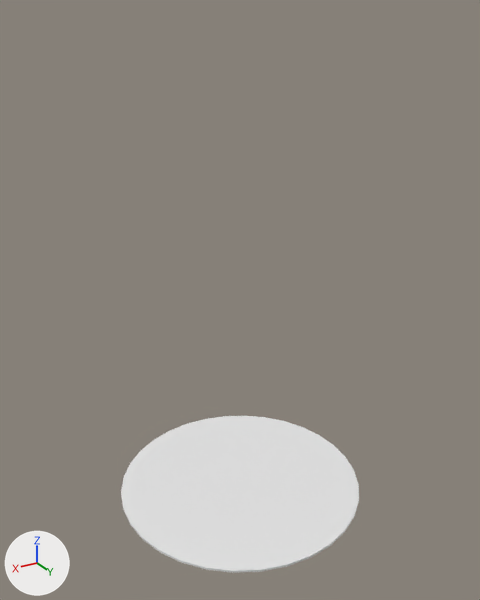
The Blender file LD50/Assets/Blender/debug/rocket.blend: old version first, new version second.
Both versions are drawn from a 50 mm camera at (0.481, 0.802, 0.751) aimed at (0.004, 0.006, 0.354). The lights are fixed; the arrows at lower left show +X, +Y and +Z.

Objects in the first picture: 'socle'.
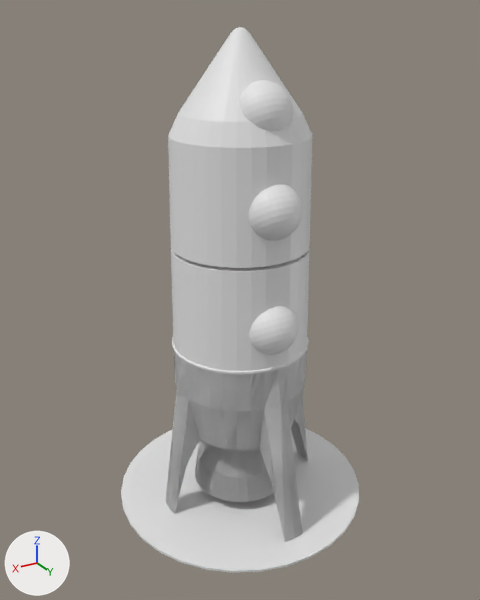
Pixel boxes [x1, y1, x2, y2] of what changed, in the pictures (480 x 600 px):
```json
{"object": "rocket.001", "change": "added", "after": [168, 27, 312, 502], "faces in mat_rocket_001 (its picture is missing)": [168, 32, 312, 375], "faces in mat_paint_001 (its picture is missing)": [168, 27, 312, 373], "faces in mat_reactor_001 (its picture is missing)": [195, 451, 274, 502]}
{"object": "rocket", "change": "shown", "after": [165, 351, 308, 542]}
```

Edits to the scene script, one JSON object a line:
```json
{"op": "add", "block": "mat_rocket_001", "code": ["mat_rocket_001 = principled_material('rocket.001')", "mat_rocket_001.base_color = (0.8, 0.8, 0.8)  # white #e7e7e7"]}
{"op": "add", "block": "mat_paint_001", "code": ["mat_paint_001 = principled_material('paint.001')", "mat_paint_001.base_color = (0.8, 0.8, 0.8)  # white #e7e7e7", "mat_paint_001.metallic = 0.0551", "mat_paint_001.roughness = 1.0", "mat_paint_001.specular_ior_level = 0.0"]}
{"op": "add", "block": "mat_reactor_001", "code": ["mat_reactor_001 = principled_material('reactor.001')", "mat_reactor_001.base_color = (0.8, 0.8, 0.8)  # white #e7e7e7", "mat_reactor_001.metallic = 0.551", "mat_reactor_001.roughness = 0.846", "mat_reactor_001.specular_ior_level = 0.217"]}
{"op": "add", "block": "me_cone_001", "code": ["me_cone_001 = bpy.data.meshes.new('Cone.001')", "me_cone_001.from_pydata(...)  # 1359 vertices, 1295 faces; spans x -0.134..0.136, y -0.142..0.162, z 0.01..0.736", "# faces by material slot: [921, 129, 245]", "me_cone_001.materials.append(mat_rocket_001)  # its picture is missing", "me_cone_001.materials.append(mat_reactor_001)  # its picture is missing", "me_cone_001.materials.append(mat_paint_001)  # its picture is missing"]}
{"op": "remove", "block": "ob_rocket", "code": "ob_rocket.hide_set(True)"}
{"op": "add", "block": "ob_rocket_001", "code": ["ob_rocket_001 = bpy.data.objects.new('rocket.001', me_cone_001)", "ob_rocket_001.location = (0.0, 0.0, 0.0)"]}
```
